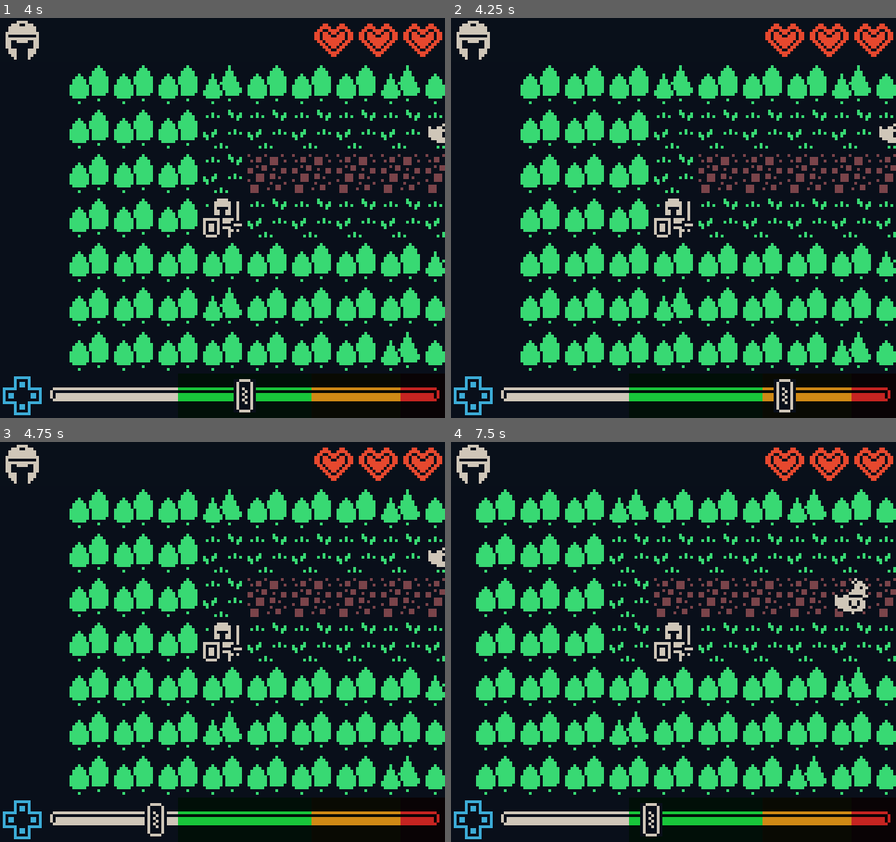
Above: before the commit, frames 1-4 (two rows, left to right).
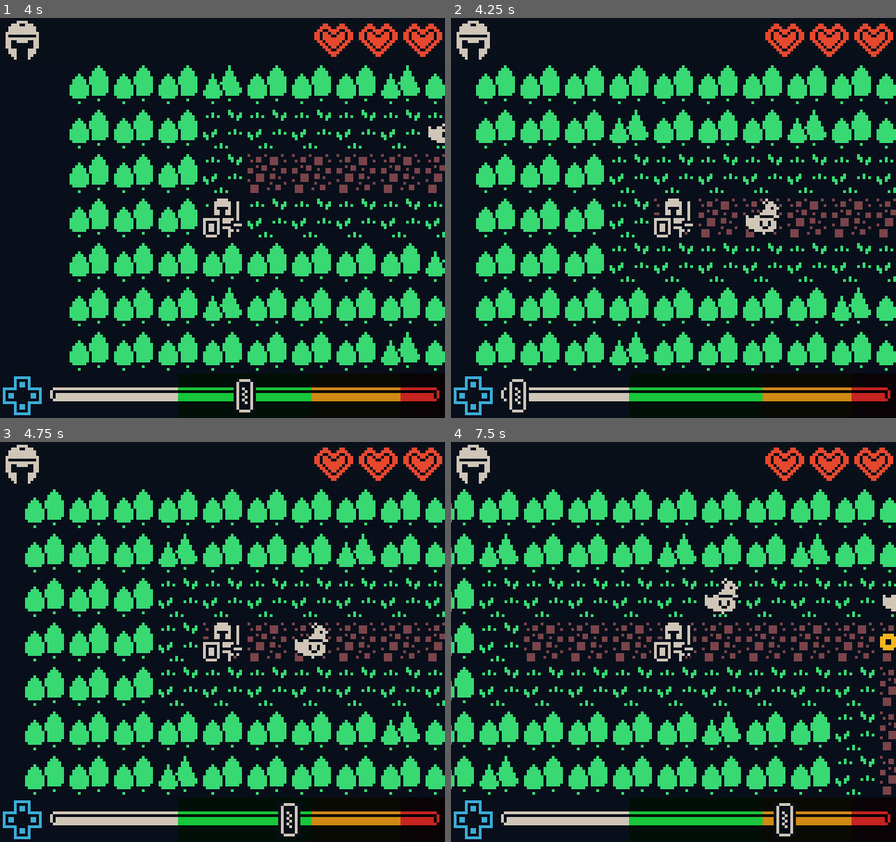
Above: after the commit, the same moments.

Repository: MCluck90/dungeon-dance-off
Game: Godot game, scene res://Levels/Level-03.tscn
Same seed, same stepped clock (60 frames per second), same inputs: the game is played once before the commit and once after it.
Inputs:
- Up to frame 1 (4 s): hold Right (ui_right) 0.53-1.28 s; hold Down (ui_down) 1.28-2.03 s; hold Right (ui_right) 2.03-2.78 s; hold Up (ui_up) 2.78-3.53 s; hold Left (ui_left) from 3.53 s (still down)
- Up to frame 2 (4.25 s): keep holding Left (ui_left); tap R (restart, bound only after the commit) at 4.15 s
- Up to frame 3 (4.75 s): keep holding Left (ui_left)
- Up to frame 4 (7.5 s): release Left (ui_left) at 5.03 s; hold Down (ui_down) 5.03-5.78 s; hold Right (ui_right) 5.78-6.53 s; hold Up (ui_up) 6.53-7.28 s; hold Right (ui_right) from 7.28 s (still down)

Frame 1 is identical in both runs. In frame 2, 14% of the frame differs, in the area x 5-100%, y 11-99%; in frame 3, 14%; in frame 4, 25%, in the area x 0-100%, y 11-99%.

Commit message:
Add button for restarting a level

Diff:
--- a/Scripts/Level.gd
+++ b/Scripts/Level.gd
@@ -1,8 +1,10 @@
 extends "Startup.gd"
 
-func _process(delta):
+func _process(_delta):
 	if Input.is_action_just_pressed("exit"):
 		get_tree().quit()
+	if Input.is_action_just_pressed("restart"):
+		return get_tree().reload_current_scene()
 
 func _on_next_level(scene_path):
-	get_tree().change_scene(scene_path)
+	return get_tree().change_scene(scene_path)
--- a/project.godot
+++ b/project.godot
@@ -63,6 +63,11 @@
 "events": [ Object(InputEventKey,"resource_local_to_scene":false,"resource_name":"","device":0,"alt":false,"shift":false,"control":false,"meta":false,"command":false,"pressed":false,"scancode":16777217,"unicode":0,"echo":false,"script":null)
  ]
 }
+restart={
+"deadzone": 0.5,
+"events": [ Object(InputEventKey,"resource_local_to_scene":false,"resource_name":"","device":0,"alt":false,"shift":false,"control":false,"meta":false,"command":false,"pressed":false,"scancode":82,"unicode":0,"echo":false,"script":null)
+ ]
+}
 
 [rendering]
 
